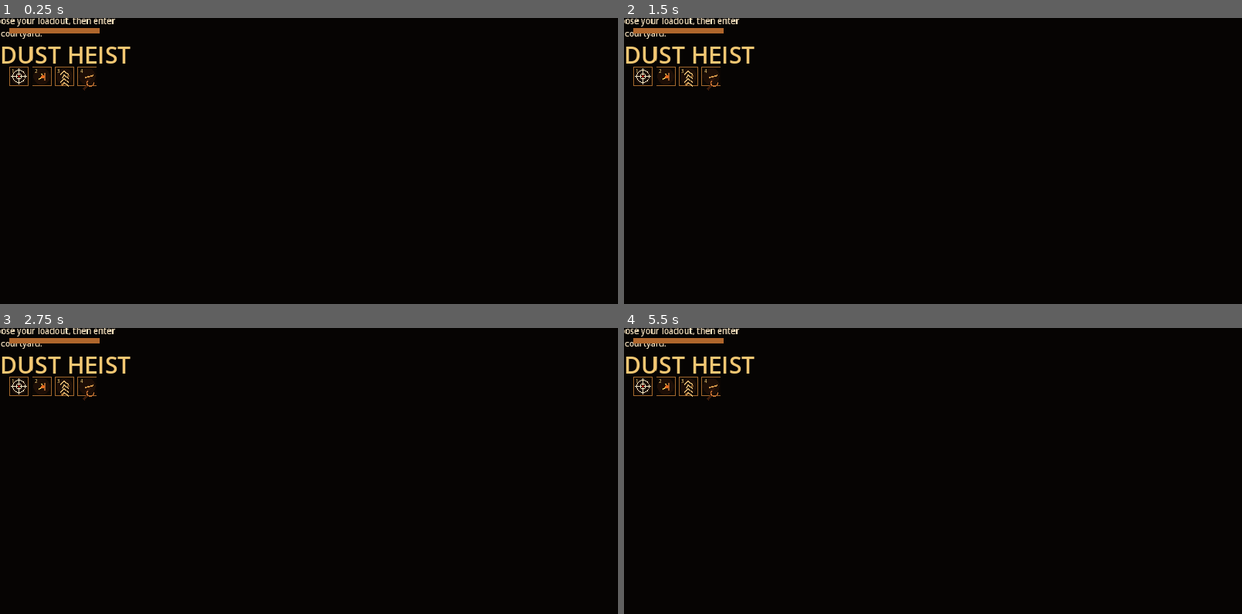
Above: before the commit, frames 1-4 (two rows, left to right).
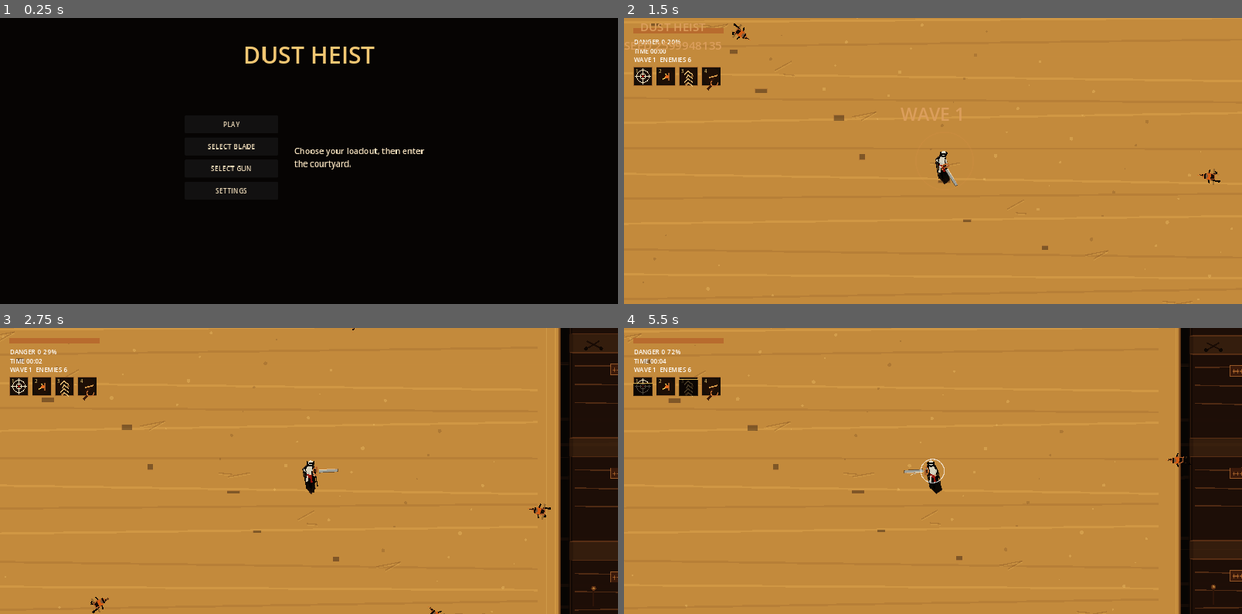
Above: after the commit, the same moments.

Repository: aimbotic/NeonHeist
Game: Godot game, scene res://scenes/Main.tscn
The game is run twice, just before and just after one commit, with the same random seed, the same clock (stepped at 60 frames per second) and the same inputs.
Inputs (mouse positions are in pixels of both pictures, inside the frame that each line leads up to):
- Up to frame 1 (0.25 s): no input
- Up to frame 2 (1.5 s): click (852, 123) at 0.5 s, where only the run after the commit has a clickable "PLAY"; tap Enter at 1.25 s; move the mouse to (1068, 146) at 1.27 s; hold Right (ui_right) from 1.28 s (still down); hold J (attack) from 1.28 s (still down); click (1068, 146) at 1.42 s
- Up to frame 3 (2.75 s): release Right (ui_right) at 2 s; release J (attack) at 2 s; drag from (185, 485) to (278, 528) at 2.02 s
- Up to frame 4 (5.5 s): move the mouse to (994, 408) at 2.77 s; hold Right (ui_right) 2.78-3.5 s; tap 1 (program_1) at 2.85 s; drag from (902, 528) to (747, 428) at 3.52 s; move the mouse to (1118, 513) at 4.27 s; hold Left (ui_left) 4.28-5 s; tap 3 (program_3) at 4.35 s; drag from (747, 428) to (840, 399) at 5.02 s

The runs differ from the first frame. In frame 1, 2.5% of the frame differs, in the area x 0-69%, y 0-62%; in frame 2, 99%, in the area x 0-100%, y 0-100%; in frame 3, 92%; in frame 4, 91%.

Commit message:
Fix main menu viewport layout

Diff:
--- a/scripts/ui/hud.gd
+++ b/scripts/ui/hud.gd
@@ -249,6 +249,9 @@
 
 func show_main_menu() -> void:
 	_menu_root.visible = true
+	_menu_root.move_to_front()
+	_set_gameplay_hud_visible(false)
+	_layout_menu()
 	_menu_detail.text = "Choose your loadout, then enter the courtyard."
 	_death_screen.color.a = 0.0
 	_death_label.add_theme_color_override("font_color", Color(0.94, 0.82, 0.64, 0.0))
@@ -256,6 +259,7 @@
 
 func hide_main_menu() -> void:
 	_menu_root.visible = false
+	_set_gameplay_hud_visible(true)
 
 func show_wave_banner(wave: int) -> void:
 	_wave_banner.text = "WAVE %d" % wave
@@ -330,19 +334,13 @@
 	_menu_title.horizontal_alignment = HORIZONTAL_ALIGNMENT_CENTER
 	_menu_title.add_theme_font_size_override("font_size", 68)
 	_menu_title.add_theme_color_override("font_color", Color(0.95, 0.78, 0.45))
-	_menu_title.set_anchors_preset(Control.PRESET_TOP_WIDE)
-	_menu_title.offset_left = 0.0
-	_menu_title.offset_top = 58.0
-	_menu_title.offset_right = 0.0
-	_menu_title.offset_bottom = 140.0
+	_menu_title.position = Vector2.ZERO
+	_menu_title.size = Vector2(900.0, 86.0)
 	_menu_title.mouse_filter = Control.MOUSE_FILTER_IGNORE
 	_menu_root.add_child(_menu_title)
 
-	_menu_content.set_anchors_preset(Control.PRESET_CENTER)
-	_menu_content.offset_left = -360.0
-	_menu_content.offset_top = -95.0
-	_menu_content.offset_right = 360.0
-	_menu_content.offset_bottom = 145.0
+	_menu_content.position = Vector2.ZERO
+	_menu_content.size = Vector2(720.0, 244.0)
 	_menu_content.add_theme_constant_override("separation", 48)
 	_menu_root.add_child(_menu_content)
 
@@ -382,6 +380,28 @@
 	button.add_theme_color_override("font_hover_color", Color(1.0, 0.78, 0.36))
 	button.pressed.connect(callback)
 	_menu_panel.add_child(button)
+
+func _layout_menu() -> void:
+	var viewport_size := get_viewport().get_visible_rect().size
+	var title_width := minf(viewport_size.x - 80.0, 900.0)
+	_menu_title.position = Vector2((viewport_size.x - title_width) * 0.5, 58.0)
+	_menu_title.size = Vector2(title_width, 88.0)
+
+	var content_width := minf(viewport_size.x - 96.0, 720.0)
+	var content_height := 244.0
+	_menu_content.position = Vector2((viewport_size.x - content_width) * 0.5, maxf(190.0, viewport_size.y * 0.34))
+	_menu_content.size = Vector2(content_width, content_height)
+	_menu_panel.custom_minimum_size = Vector2(minf(270.0, content_width * 0.42), content_height)
+	_menu_detail.custom_minimum_size = Vector2(maxf(280.0, content_width - _menu_panel.custom_minimum_size.x - 48.0), content_height)
+
+func _set_gameplay_hud_visible(visible_state: bool) -> void:
+	_health_back.visible = visible_state
+	_health_bar.visible = visible_state
+	_alert_label.visible = visible_state
+	_timer_label.visible = visible_state
+	_wave_label.visible = visible_state
+	for icon in _skill_icons:
+		icon.visible = visible_state
 
 func _create_skill_icons() -> void:
 	var ids := ["deadeye", "ricochet_shot", "dust_veil", "quickdraw"]
